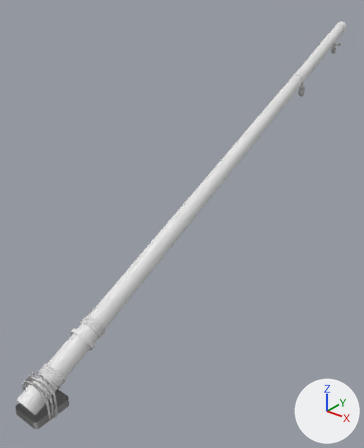
Before and after pictures for a commit that changed the FBX model AssetSources/export/galleass_bowsprit.fbx.
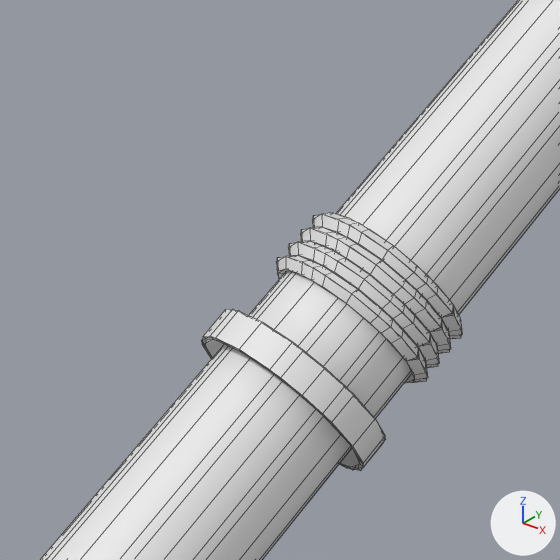
There are two pictures of each version: one whole from a 50 mm camera at (5.67, 21.12, 12.71) aimed at (-0.38, 28.69, 8.02), one close up on the part from 12% to 33% of the width and 64% to 81% of the height. Every picture has the same lights, and +X, +Y and +Z are marked at lower right. The first two pictures are the older version. The close-ups show mesh edges as thin lines. Objects named as collision shapes, trigger or cutter boxes, shadow casters or lower levels of detail are left out. Vertices at exactly the same position are counted once.

Objects in the first close-up: 'galleass_bowsprit', 'galleass_bowsprit_lod1'.
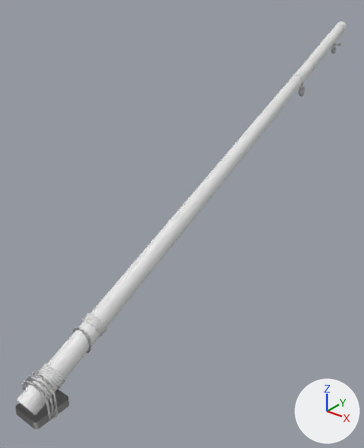
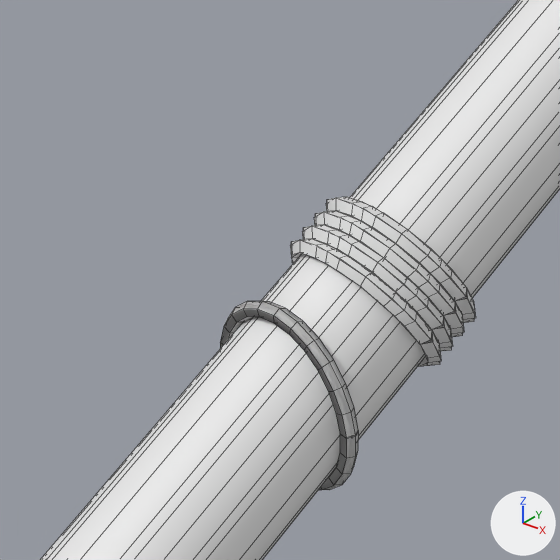
Location of each change, [x1, y1, x2, y2] in pixels of the close-ups (560 x 560 px; the box of a moved part takes in the faces that stretch with it):
part 1 of me_galleass_bowsprit_lod1, added: after [326, 203, 475, 320]
part 2 of me_galleass_bowsprit_lod1, moved or reshaped: before [201, 220, 462, 470]; after [290, 217, 464, 367]
part 3 of me_galleass_bowsprit, moved or reshaped: before [202, 213, 462, 446]; after [220, 197, 475, 490]

Edits to the bpy script that builds the scene:
```text
Change me_galleass_bowsprit:
    used by ob_galleass_bowsprit; location = (0.0, 0.0, 0.0)
    remove me_galleass_bowsprit.from_pydata(...)  # 1511 vertices, 1378 faces; spans x -0.33..0.33, y 24.15..35.08, z 6.3..11.71
    add me_galleass_bowsprit.from_pydata(...)  # 1597 vertices, 1474 faces; spans x -0.33..0.33, y 24.15..35.08, z 6.3..11.71
    me_galleass_bowsprit part 3: 233 vertices moved from x -0.23..0.24, y 25.45..25.9, z 6.91..7.5 to x -0.23..0.23, y 25.45..25.9, z 7.05..7.5; 129 vertices removed from x -0.24..0.23, y 25.35..25.86, z 6.95..7.44; 215 vertices added at x -0.23..0.23, y 25.45..25.94, z 6.89..7.52
Change me_galleass_bowsprit_lod1:
    used by ob_galleass_bowsprit_lod1; location = (0.0, 0.0, 0.0)
    remove me_galleass_bowsprit_lod1.from_pydata(...)  # 1212 vertices, 1102 faces; spans x -0.33..0.33, y 24.15..35.08, z 6.3..11.71
    add me_galleass_bowsprit_lod1.from_pydata(...)  # 1313 vertices, 1210 faces; spans x -0.33..0.33, y 24.15..35.08, z 6.3..11.71
    me_galleass_bowsprit_lod1 part 1: the loose piece of 51 vertices spanning x -0.23..0.23, y 25.57..25.78, z 7.03..7.44 is copied, and the copy is moved by (0.0, 0.16, 0.08); it spans x -0.23..0.23, y 25.73..25.95, z 7.11..7.52
    me_galleass_bowsprit_lod1 part 2: 129 vertices moved from x -0.23..0.23, y 25.61..25.9, z 7.05..7.5 to x -0.23..0.23, y 25.62..25.91, z 7.05..7.5; 120 vertices removed from x -0.24..0.24, y 25.35..25.81, z 6.91..7.47; 170 vertices added at x -0.23..0.23, y 25.45..25.82, z 6.89..7.47
```
